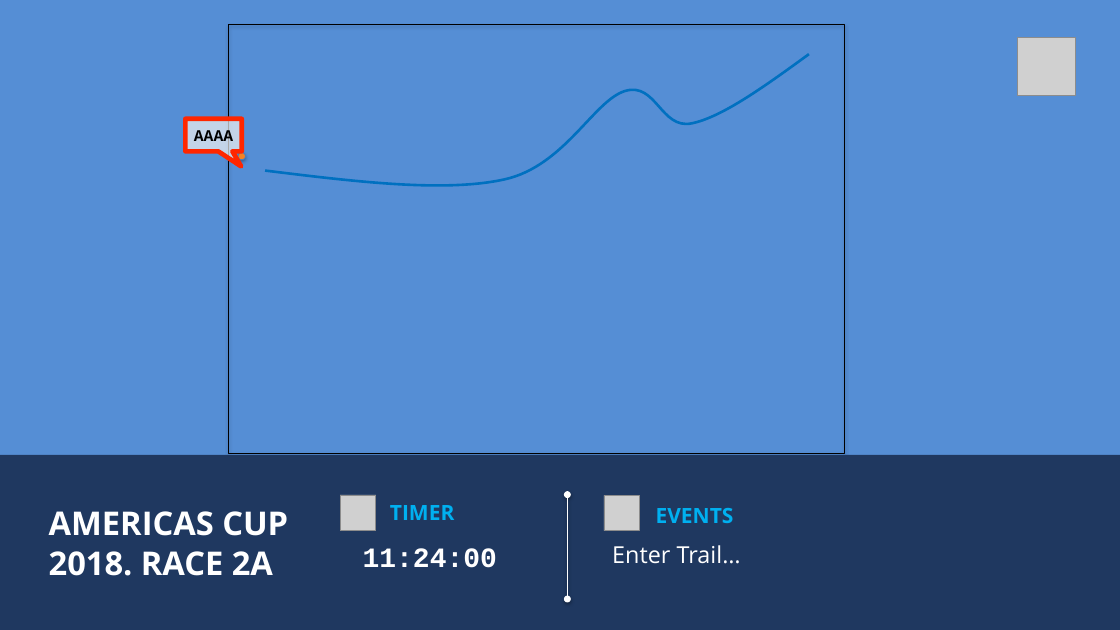
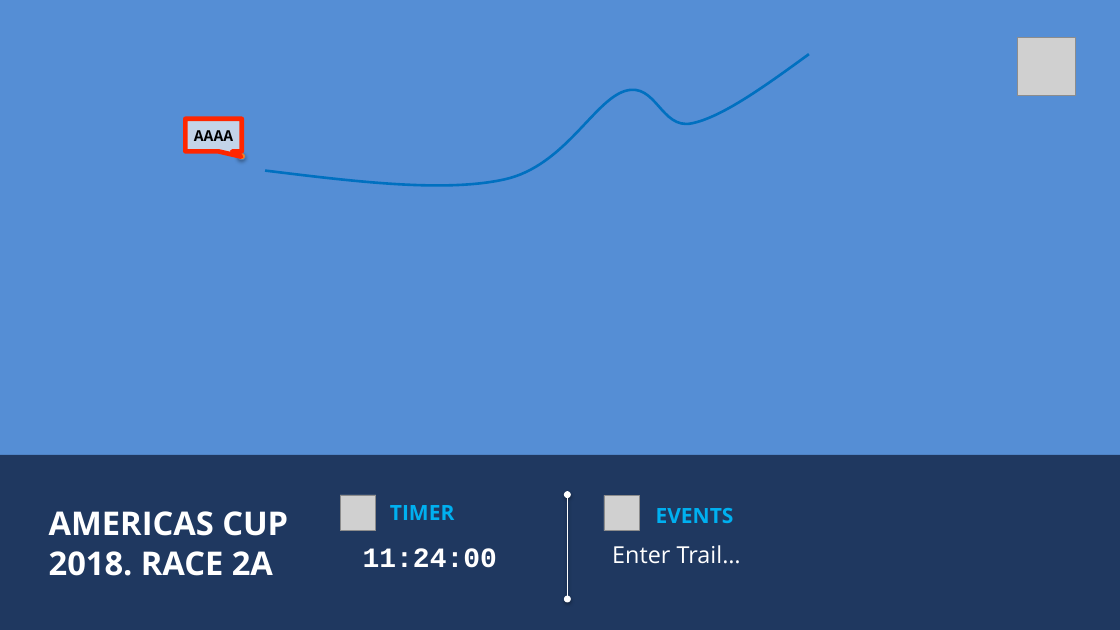
Before and after one commit to debrief/ppt_renderer, a slide deck: slide 1 of master_template.pptx. Drawn at 1120x630 pixels with LibreOffice and Linux fonts; fonts in the diff are those of the drawing; grey boxes stand for pictures. Boxes give left, top, right and bottom in pixels: in the first picture for what was removed or moved away, otherwise in the second. Text is boxed around its words. In the diff, an @@ line names an element or a change of style, - is before the commit and + after.

```diff
--- a/master_template.pptx
+++ b/master_template.pptx
@@ rectangle removed at [229,24,844,454] @@
@@ speech box "AAAA" at [186,118,242,151]: proportions changed @@
```
Also in this commit, not shown: 1 other file.
